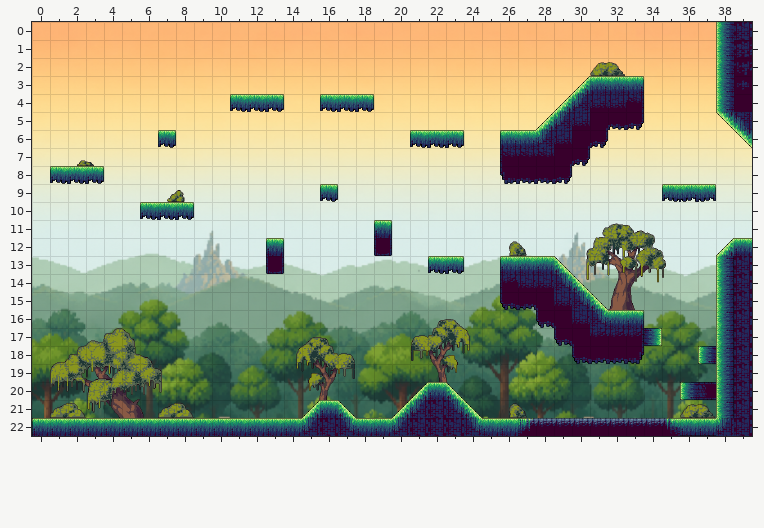
Two states of a Tiled map, assets/Niveles/2-0.tmx. This is how it looked before the edit.
Cells are 32x32 px. Shown: x 0..39, y 0..22.
The same view after the edit:
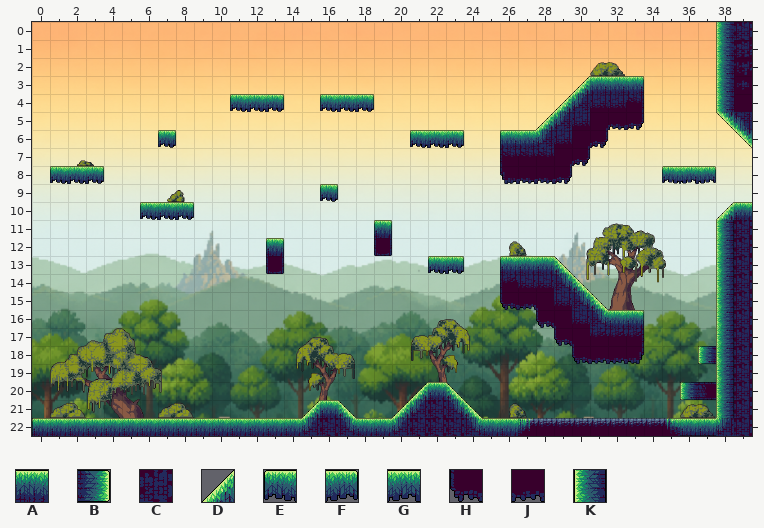
Key: from "Tileset_Tierra": A 1, B 4 turned 90, C 36, D 42, E 48, F 48 flipped left-right, G 49 flipped left-right, H 55, J 56; from "Tileset_Tierra_girado": K 55 flipped left-right.
_ is an empty cell, . an unchanged one.
Changes in this commit:
--- layer "Deco"
@@ x 35..37 @@
- 9 EGF
+ 9 ___
@@ x 38..38 @@
-12 D
+12 _
@@ x 26..27 @@
-15 HJ
+15 __
@@ x 34..34 @@
-17 B
+17 _
--- layer "Platforms"
@@ x 35..39 @@
- 8 ___..
- 9 EGF..
-10 ...__
-11 ...__
-12 ...DA
+ 8 EGF..
+ 9 ___..
+10 ...DA
+11 ...KC
+12 ...KC
@@ x 34..34 @@
-17 B
+17 _
Changed places in both pictures, as pixel boxes (x1, y1, x2, y2):
changed: (662, 166, 752, 256)
removed: (500, 302, 535, 310)
removed: (644, 328, 662, 346)
